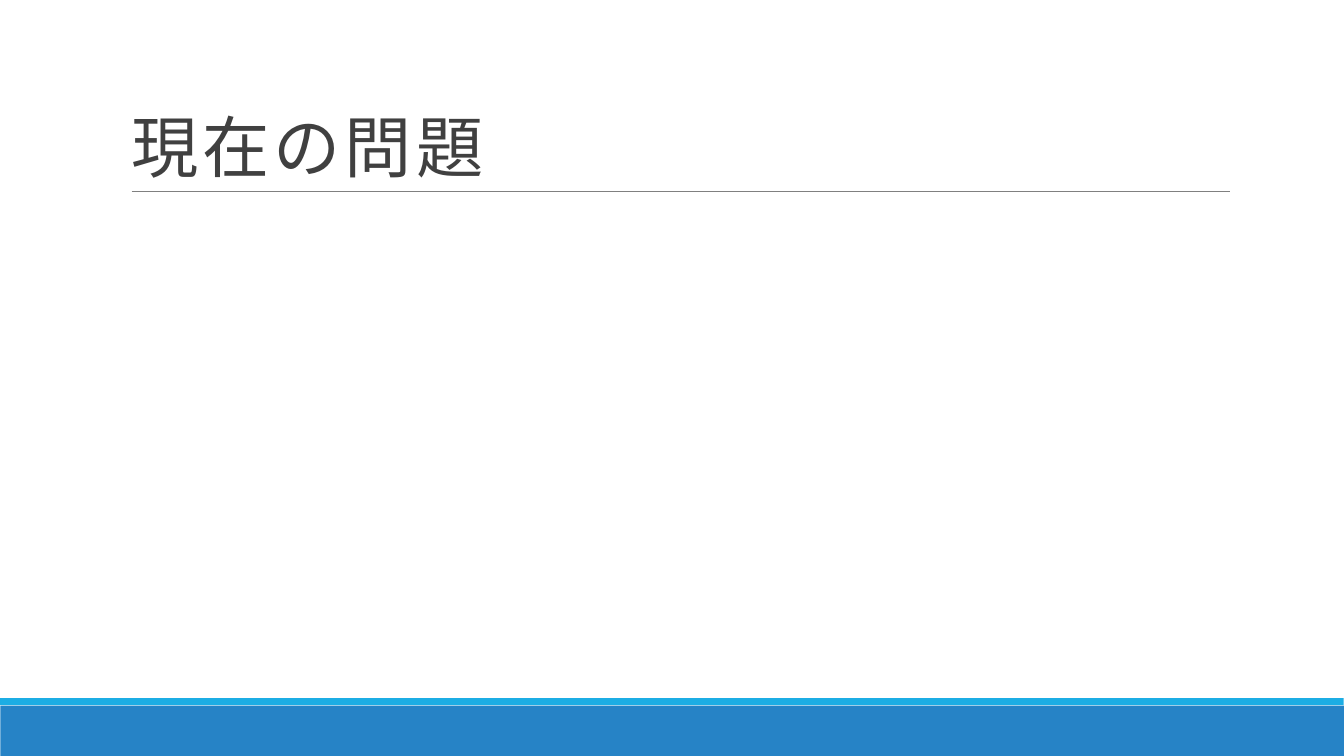
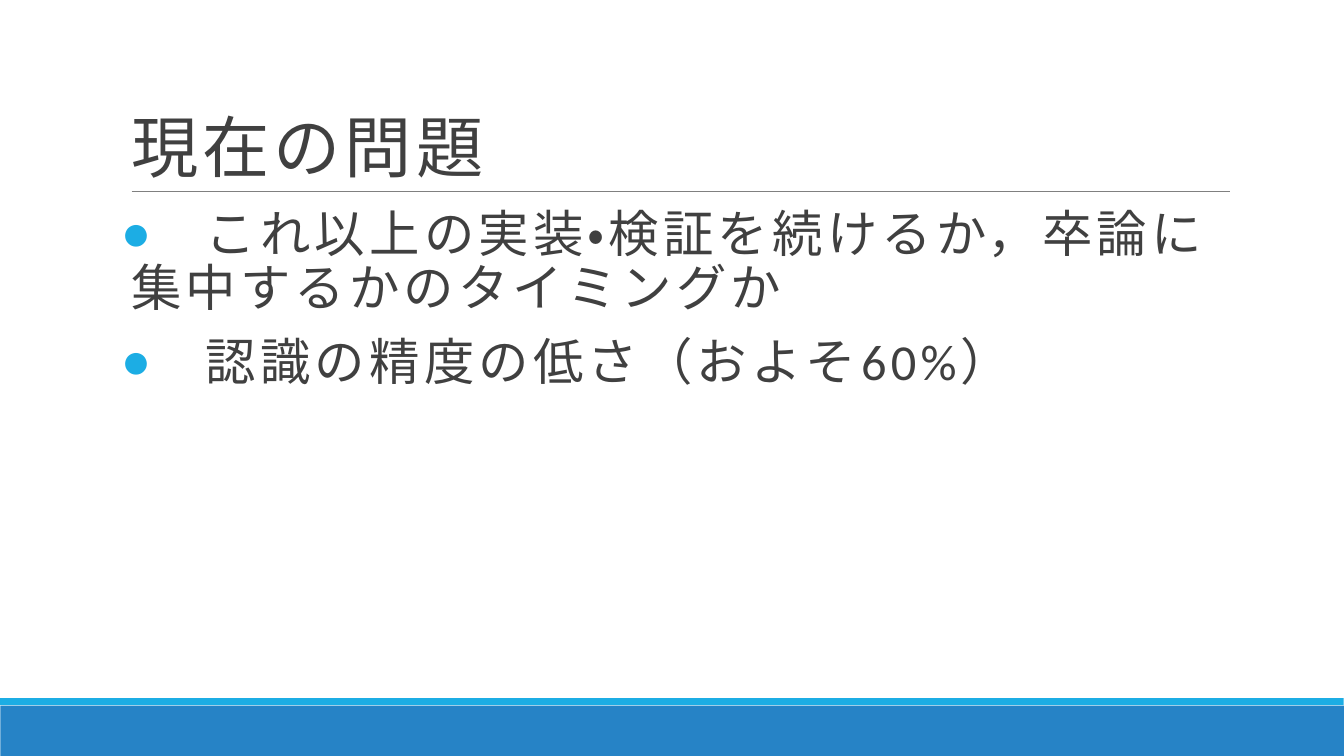
Before and after one commit to DJ956/YoloBarcodeReader, a slide deck: slide 6 of プレゼン/RapidCart20200113.pptx. Drawn at 1344x756 pixels with LibreOffice and Linux fonts; fonts in the diff are those of the drawing. Boxes give left, top, right and bottom in pixels: in the first picture for what was removed or moved away, otherwise in the second. Text is boxed around its words. In the diff, an @@ line names an element or a change of style, - is before the commit and + after.

Commit message:
卒論
3-1章書きあがり（仮）

```diff
--- a/プレゼン/RapidCart20200113.pptx
+++ b/プレゼン/RapidCart20200113.pptx
@@ text added at (131,209,1202,385), 36 pt, text #404040 @@
+● これ以上の実装・検証を続けるか，卒論に集中するかのタイミングか
+● 認識の精度の低さ（およそ60%）
```
Also in this commit, not shown: 2 other slides changed, 8 other files.
